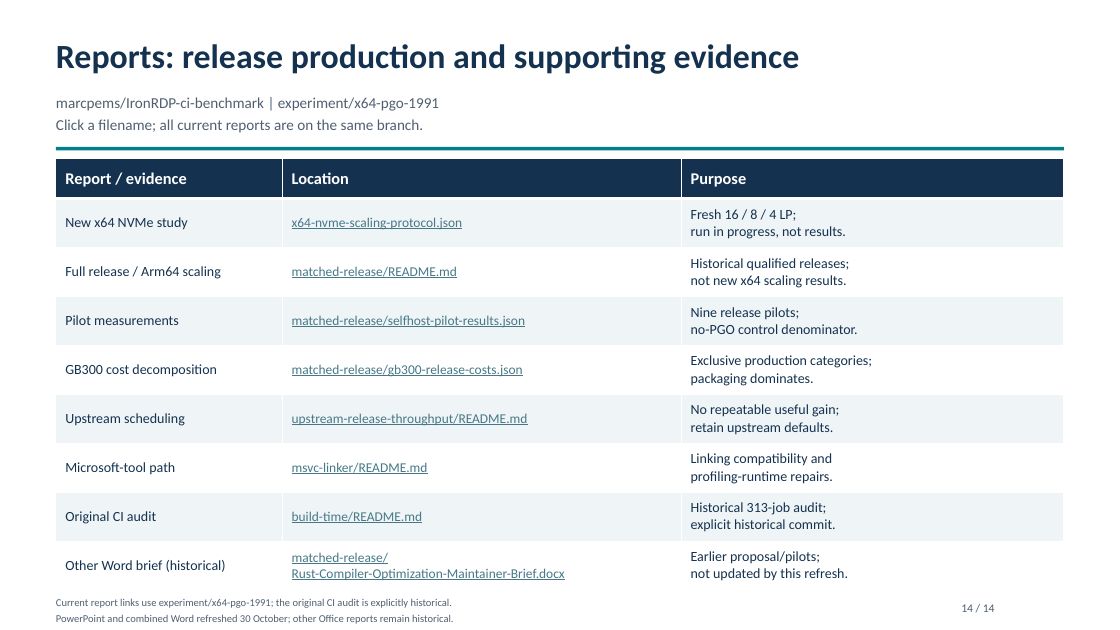
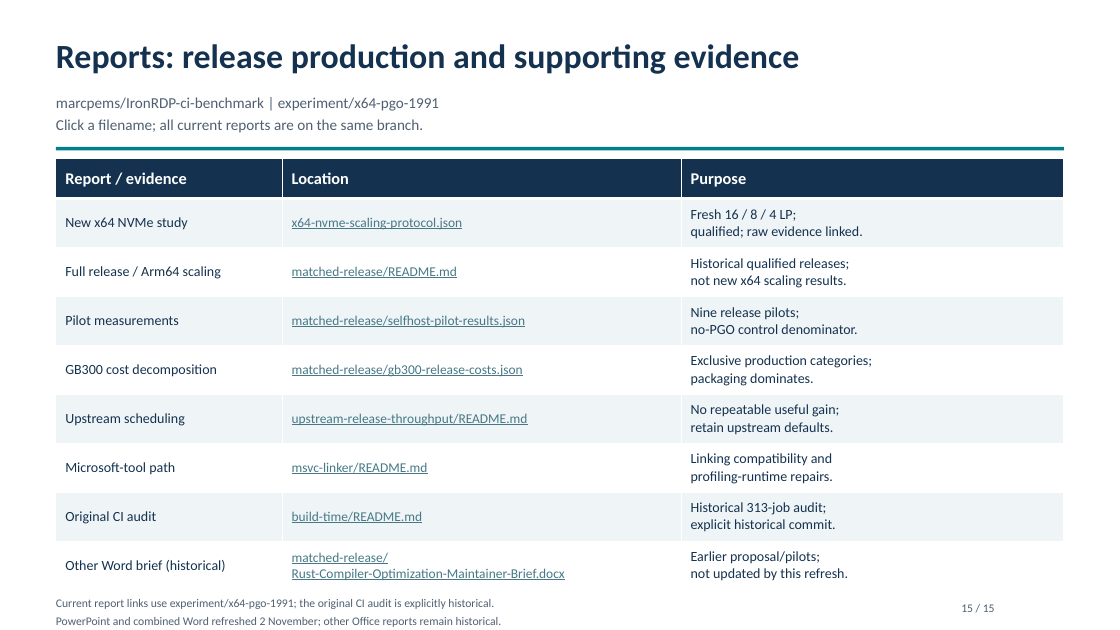
Before and after one commit to marcpems/IronRDP-ci-benchmark, a slide deck: slide 15 of ci-benchmark/matched-release/Rust-Optimization-Summary-Published.pptx (slide 14 before the commit). Drawn at 1120x630 pixels with LibreOffice and Linux fonts; fonts in the diff are those of the drawing. Boxes give left, top, right and bottom in pixels: in the first picture for what was removed or moved away, otherwise in the second. Text is boxed around its words. In the diff, an @@ line names an element or a change of style, - is before the commit and + after.

```diff
--- a/ci-benchmark/matched-release/Rust-Optimization-Summary-Published.pptx
+++ b/ci-benchmark/matched-release/Rust-Optimization-Summary-Published.pptx
@@ table at box(56, 159, 1065, 591) @@
-row 2, column 3: Fresh 16 / 8 / 4 LP; / run in progress, not results.
+row 2, column 3: Fresh 16 / 8 / 4 LP; / qualified; raw evidence linked.
@@ text at box(56, 599, 494, 609): size 9 to 10 pt in "Current report links use experiment/x64-pgo-1991; the origin ..." @@
@@ text at box(56, 617, 502, 627): text changed; size 9 to 10 pt @@
-PowerPoint and combined Word refreshed 30 October; other Office reports remain historical.
+PowerPoint and combined Word refreshed 2 November; other Office reports remain historical.
@@ text at box(961, 604, 995, 612): text changed @@
-14 / 14
+15 / 15
```
Also in this commit, not shown: 13 other slides changed, 1 slide added, 7 other files.
